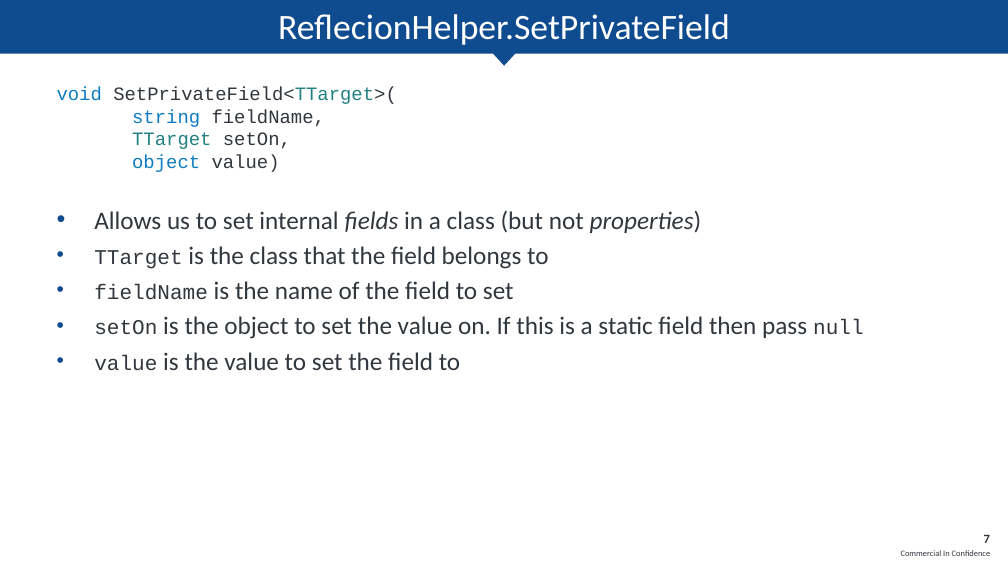
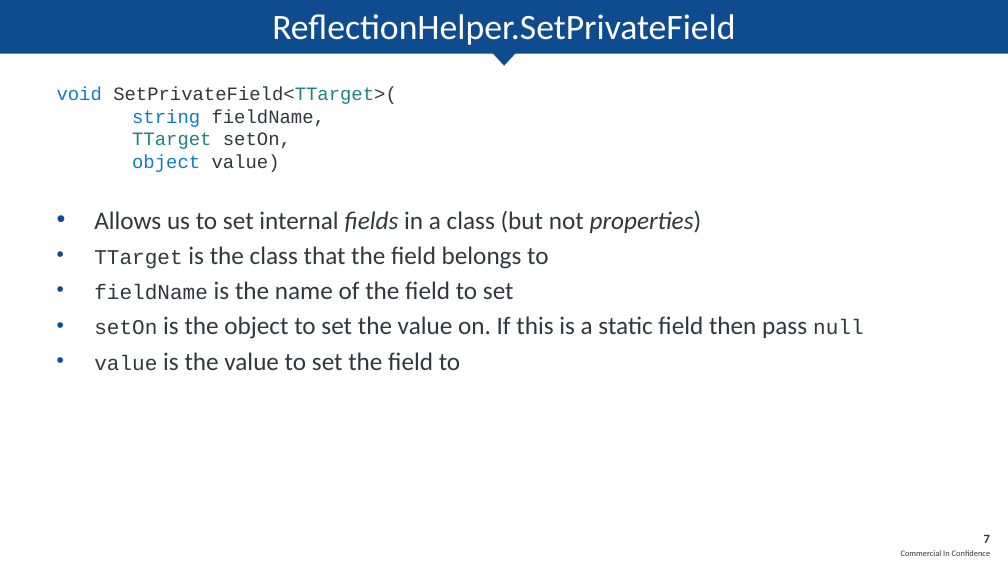
Before and after one commit to awsxdr/legacytestingexample, a slide deck: slide 7 of Presentation/Unit Testing in Legacy Code - DErrington.pptx. Drawn at 1008x567 pixels with LibreOffice and Linux fonts; fonts in the diff are those of the drawing; background and template pictures are left out. Boxes give left, top, right and bottom in pixels: in the first picture for what was removed or moved away, otherwise in the second. Text is boxed around its words. In the diff, an @@ line names an element or a change of style, - is before the commit and + after.

```diff
--- a/Presentation/Unit Testing in Legacy Code - DErrington.pptx
+++ b/Presentation/Unit Testing in Legacy Code - DErrington.pptx
@@ title at (272,14,735,45): text changed @@
-ReflecionHelper.SetPrivateField
+ReflectionHelper.SetPrivateField
```
Also in this commit, not shown: 2 other slides changed, 1 slide added.
